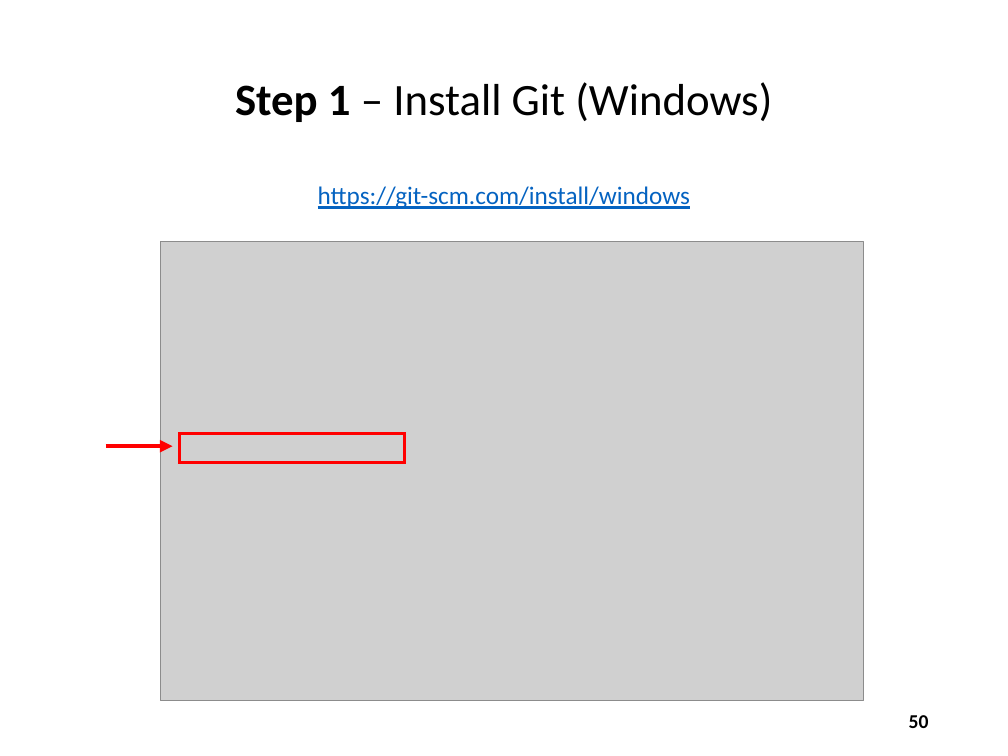
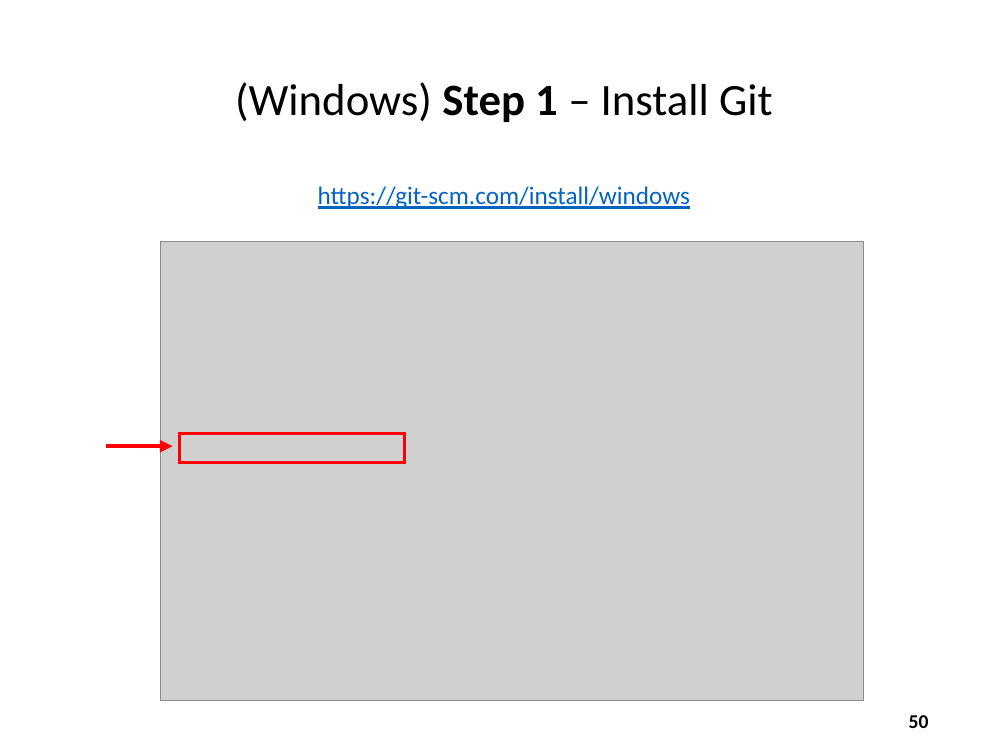
Before and after one commit to dbiersach/scicomp101, a slide deck: slide 50 of Session 01 - Introducing Scientific Computing/Session 01 - Introducing Scientific Computing.pptx. Drawn at 1008x756 pixels with LibreOffice and Linux fonts; fonts in the diff are those of the drawing; grey boxes stand for pictures. Boxes give left, top, right and bottom in pixels: in the first picture for what was removed or moved away, otherwise in the second. Text is boxed around its words. In the diff, an @@ line names an element or a change of style, - is before the commit and + after.

Commit message:
Update install steps

```diff
--- a/Session 01 - Introducing Scientific Computing/Session 01 - Introducing Scientific Computing.pptx
+++ b/Session 01 - Introducing Scientific Computing/Session 01 - Introducing Scientific Computing.pptx
@@ title at box(235, 82, 772, 122): text changed @@
-Step 1 – Install Git (Windows)
+(Windows) Step 1 – Install Git
```
Also in this commit, not shown: 14 other slides changed, 2 slides added.
